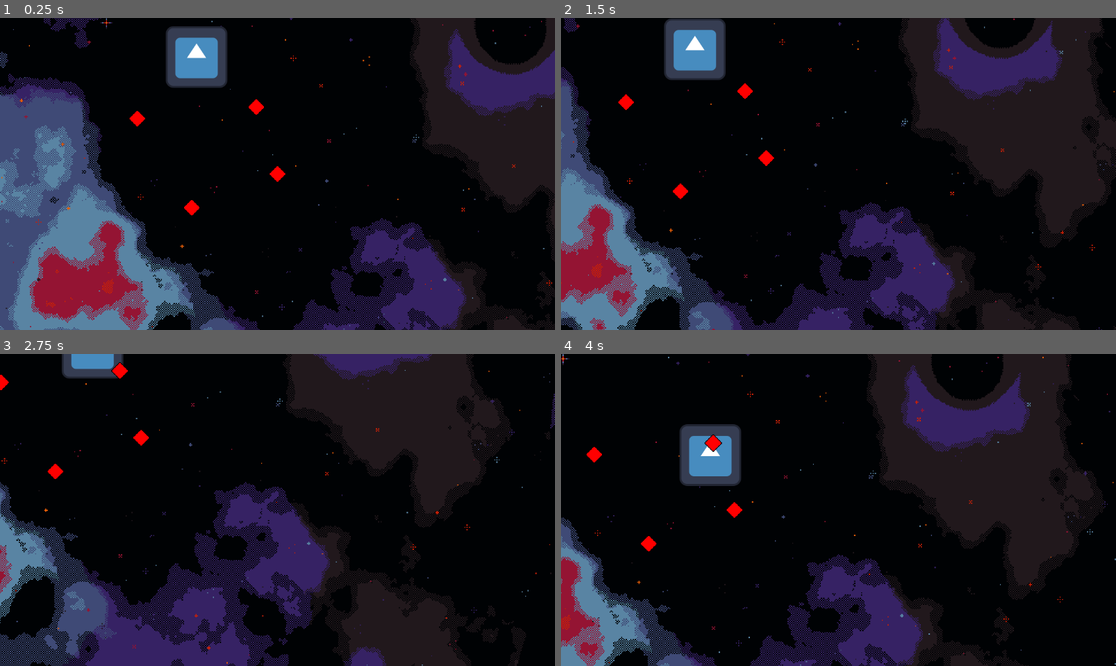
Above: before the commit, frames 1-4 (two rows, left to right).
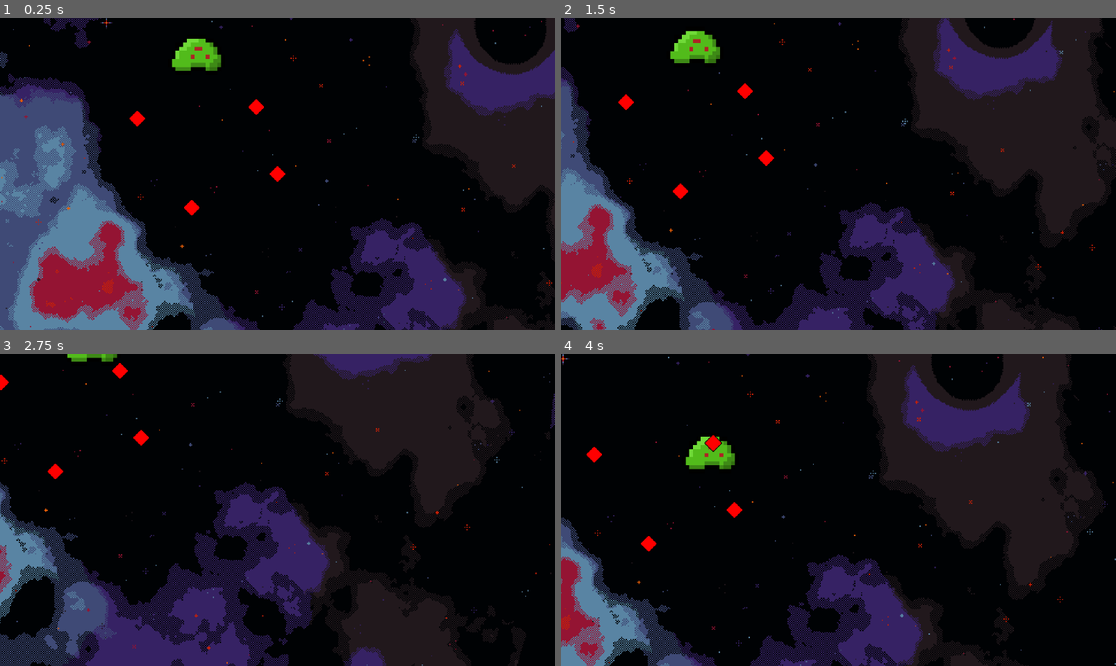
Above: after the commit, the same moments.

Repository: Likvik89/Towerdefence
Game: Godot game, scene res://Scenes/lvl.tscn
The game is run twice, just before and just after one commit, with the same random seed, the same clock (stepped at 60 frames per second) and the same inputs. The engine's default icon, where the game draws it, is replaced by a stand-in: a white triangle on a blue panel in a dark square.
Inputs:
- Up to frame 1 (0.25 s): no input
- Up to frame 2 (1.5 s): hold D (move_right) 0.53-1.28 s; hold S (move_down) from 1.28 s (still down)
- Up to frame 3 (2.75 s): release S (move_down) at 2.03 s; hold D (move_right) from 2.03 s (still down)
- Up to frame 4 (4 s): release D (move_right) at 2.78 s; hold W (move_up) 2.78-3.53 s; hold A (move_left) from 3.53 s (still down)

The runs differ from the first frame. In frame 1, 2.1% of the frame differs, in the area x 29-41%, y 2-23%; in frame 2, 2.2%, in the area x 18-30%, y 0-20%; in frame 3, 0.8%; in frame 4, 2.1%.

Commit message:
v0.0.0.4
enemy has slime sprite

Diff:
--- a/Scenes/enemy.tscn
+++ b/Scenes/enemy.tscn
@@ -1,13 +1,14 @@
 [gd_scene load_steps=5 format=3 uid="uid://cwaiacpem5ekb"]
 
-[ext_resource type="Texture2D" uid="uid://d0t6xbfxu35d" path="res://Sprites/icon.svg" id="1_8cnig"]
 [ext_resource type="Script" path="res://Scripts/enemy.gd" id="1_unj6i"]
+[ext_resource type="Texture2D" uid="uid://hvcaohhxsvmx" path="res://Sprites/Slime.png" id="2_ctsfo"]
 
 [sub_resource type="CircleShape2D" id="CircleShape2D_6xwwd"]
 radius = 23.3452
 
-[sub_resource type="RectangleShape2D" id="RectangleShape2D_lbho6"]
-size = Vector2(128, 128)
+[sub_resource type="CapsuleShape2D" id="CapsuleShape2D_vaa6m"]
+radius = 41.0
+height = 118.0
 
 [node name="Enemy" type="RigidBody2D" groups=["enemies"]]
 mass = 20.0
@@ -16,7 +17,8 @@
 script = ExtResource("1_unj6i")
 
 [node name="Sprite2D" type="Sprite2D" parent="."]
-texture = ExtResource("1_8cnig")
+scale = Vector2(7.86667, 8.37013)
+texture = ExtResource("2_ctsfo")
 
 [node name="Area2D" type="Area2D" parent="."]
 
@@ -24,7 +26,9 @@
 shape = SubResource("CircleShape2D_6xwwd")
 
 [node name="CollisionShape2D" type="CollisionShape2D" parent="."]
-shape = SubResource("RectangleShape2D_lbho6")
+position = Vector2(0, -4)
+rotation = 1.5708
+shape = SubResource("CapsuleShape2D_vaa6m")
 
 [connection signal="area_entered" from="Area2D" to="." method="_on_area_2d_area_entered"]
 [connection signal="body_entered" from="Area2D" to="." method="_on_area_2d_body_entered"]
--- a/Scenes/waypoint.tscn
+++ b/Scenes/waypoint.tscn
@@ -1,6 +1,6 @@
 [gd_scene load_steps=3 format=3 uid="uid://dogb53f8aoxrx"]
 
-[ext_resource type="Texture2D" uid="uid://cgmribhewb4hq" path="res://Sprites/New Piskel.png" id="1_oorlx"]
+[ext_resource type="Texture2D" uid="uid://cgmribhewb4hq" path="res://Sprites/Waypoint.png" id="1_oorlx"]
 
 [sub_resource type="CircleShape2D" id="CircleShape2D_csit1"]
 radius = 14.0
Binary file added: Sprites/Slime.png
Not shown, changed: Sprites/Slime.png.import
Renamed: Sprites/New Piskel.png -> Sprites/Waypoint.png
Not shown, added: Sprites/Waypoint.png.import
Not shown, added: Slime-20240314-144859.piskel
